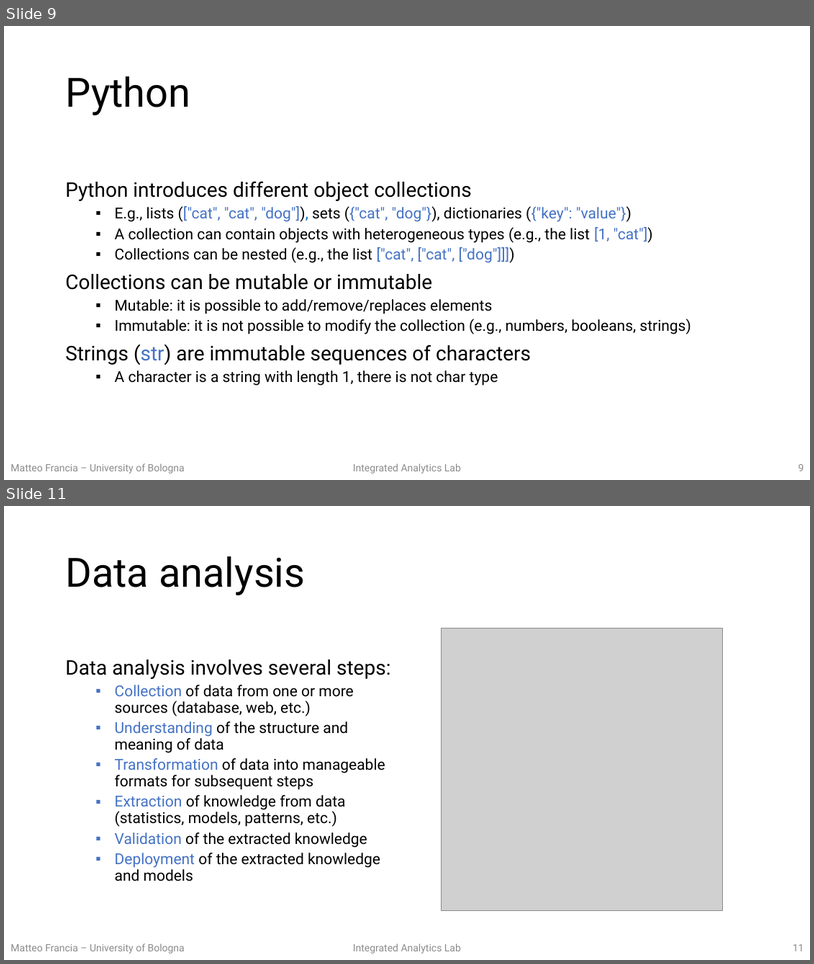
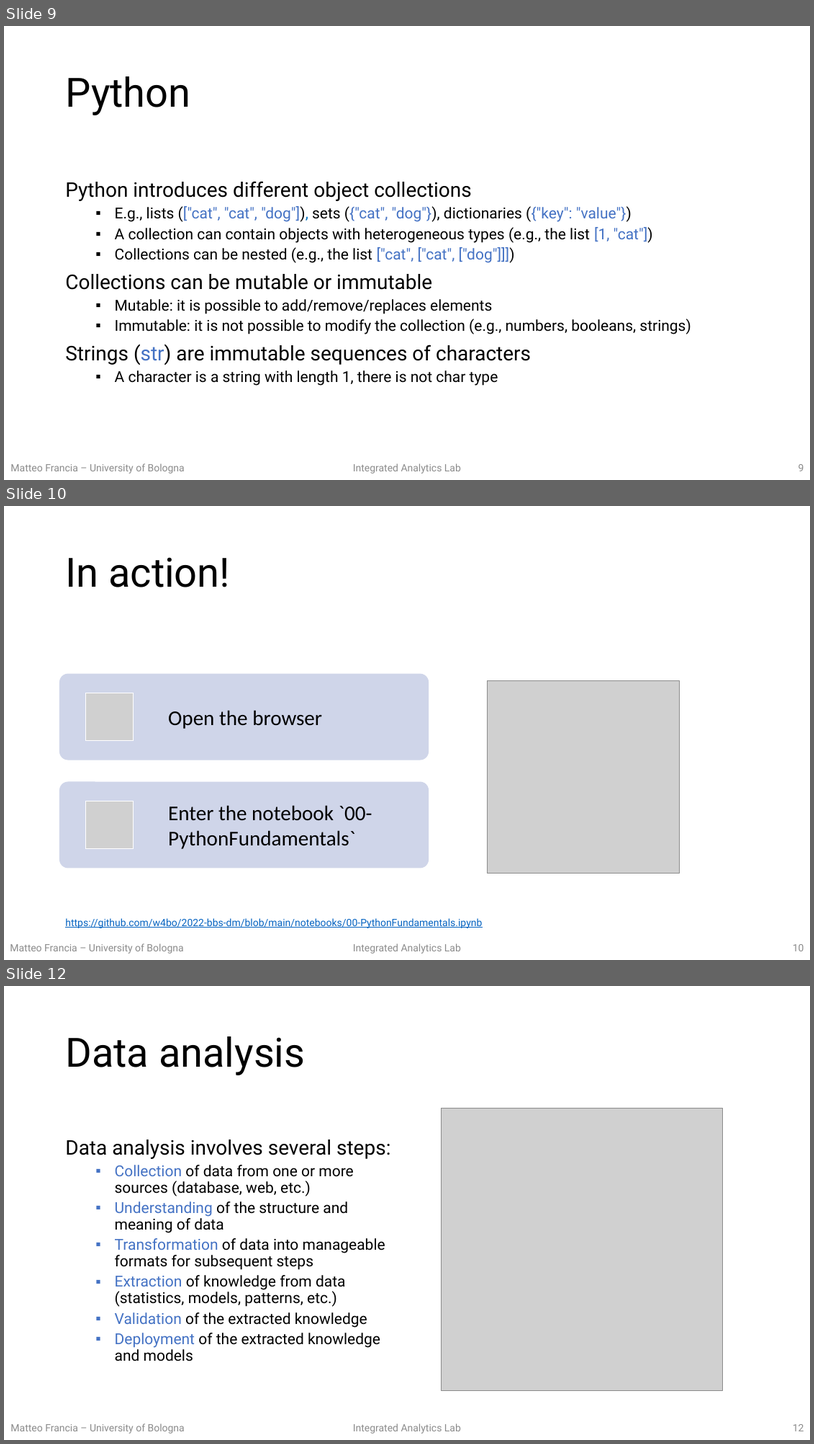
Before and after one commit to w4bo/teaching-handsondatapipelines, a slide deck: 01-MachineLearning/01-slides.pptx. Shown one above the other, each under a label of ours: slides 9 and 11 before the commit, slides 9, 10 and 12 after it; the slides between them are not shown. The pictures are 814x964 and 814x1444 pixels, drawn with LibreOffice and Linux fonts; fonts in the diff are those of the drawing; grey boxes stand for pictures. Boxes give left, top, right and bottom in pixels: in the first picture for what was removed or moved away, otherwise in the second. Text is boxed around its words. In the diff, an @@ line names an element or a change of style, - is before the commit and + after.

Commit message:
fix slides

```diff
--- a/01-MachineLearning/01-slides.pptx
+++ b/01-MachineLearning/01-slides.pptx
@@ slide 10 added at (4,506,810,960), background #FFFFFF; not listed: 1 template element that a slide beside it also shows @@
@@ title added at (65,557,230,587), 48 pt, text #000000 @@
+In action!
@@ picture added at (487,680,680,872) @@
@@ group added at (59,674,430,867): 2 rounded rectangles, 2 pictures, 2 texts @@
+Open the browser
+Enter the notebook `00-PythonFundamentals`
@@ text added at (65,918,482,928), 12 pt, text #0563C1, underline @@
+https://github.com/w4bo/2022-bbs-dm/blob/main/notebooks/00-PythonFundamentals.ipynb
@@ text added at (10,943,183,953), 12 pt, text #8C8C8C @@
+Matteo Francia – University of Bologna
@@ page number added at (793,944,805,951), 12 pt, text #8C8C8C @@
+10
@@ what was slide 11 is now slide 12 @@
@@ page number at (793,1424,805,1431): text changed @@
-11
+12
```
Also in this commit, not shown: 1 slide changed, 1 other slide added, 1 other file.
